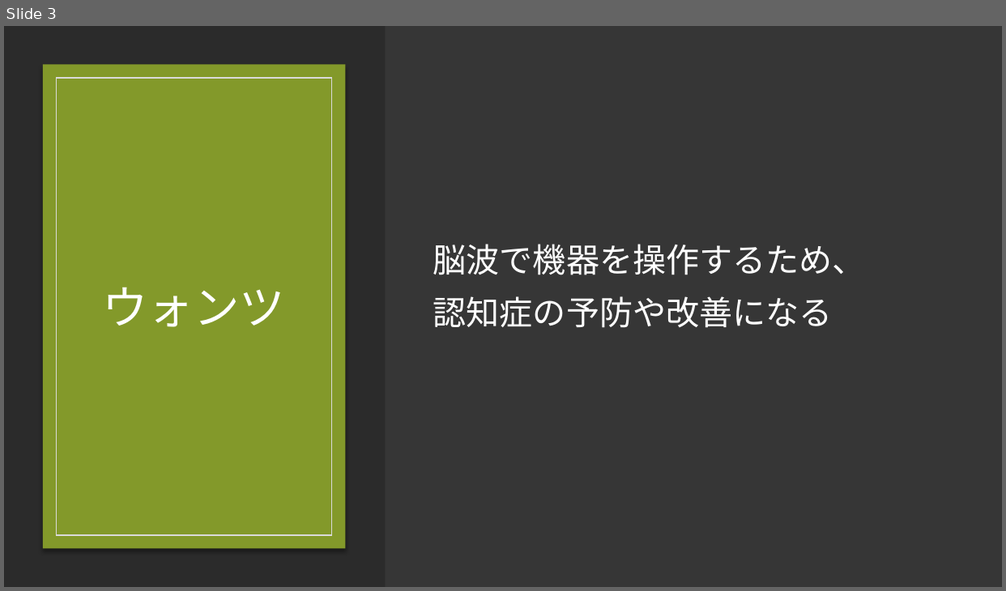
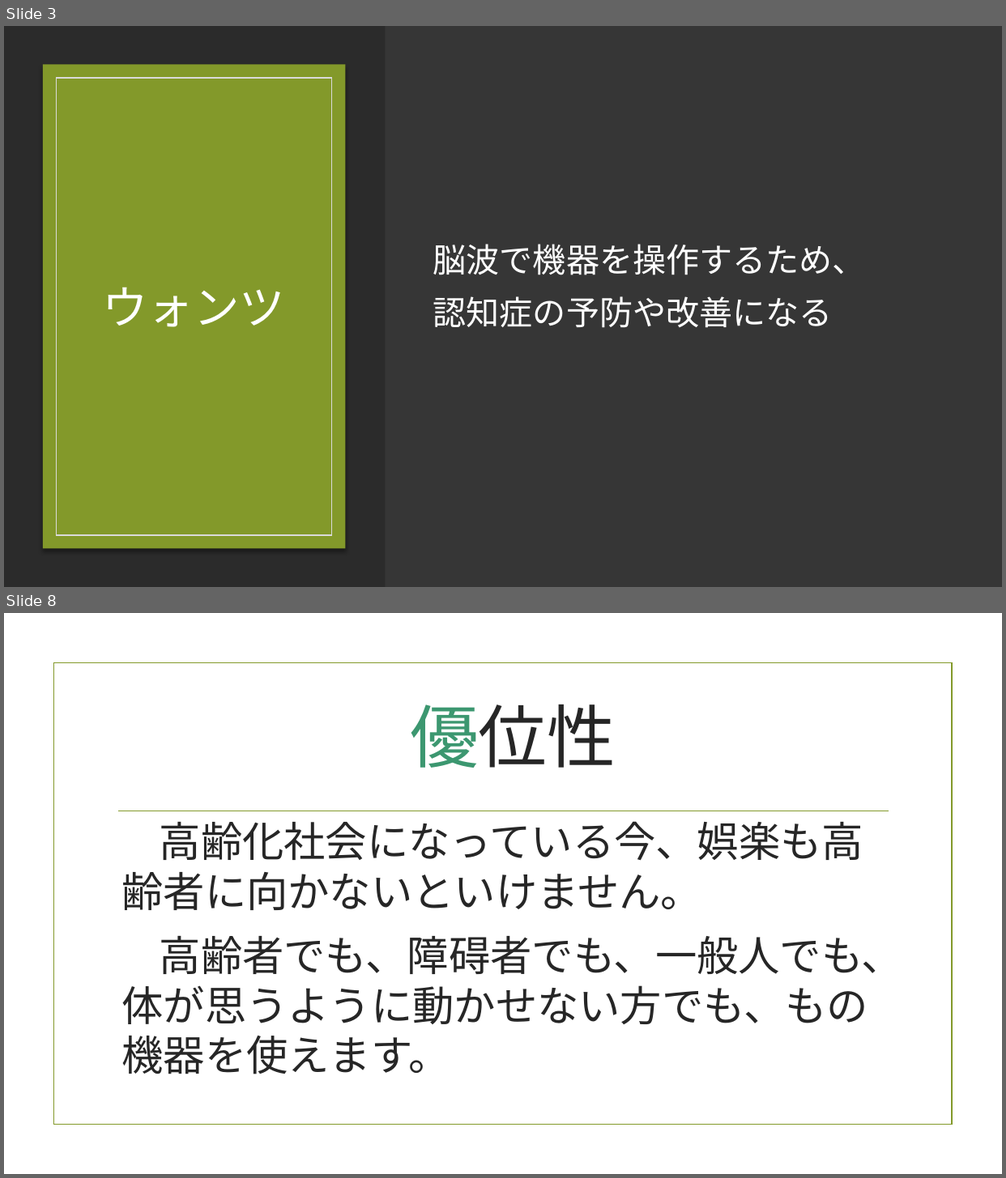
Before and after one commit to Gar-hal/MK11, a slide deck: シーズ・ニーズ・ウォンツ.pptx. Shown one above the other, each under a label of ours: slide 3 before the commit, slides 3 and 8 after it; the slides between them are not shown. The pictures are 1006x591 and 1006x1178 pixels, drawn with LibreOffice and Linux fonts; fonts in the diff are those of the drawing; background and template pictures are left out; a plain dark background stands for a picture behind light text. Boxes give left, top, right and bottom in pixels: in the first picture for what was removed or moved away, otherwise in the second. Text is boxed around its words. In the diff, an @@ line names an element or a change of style, - is before the commit and + after.

```diff
--- a/シーズ・ニーズ・ウォンツ.pptx
+++ b/シーズ・ニーズ・ウォンツ.pptx
@@ slide 8 added at bbox=[4, 613, 1002, 1174], background picture (left out) @@
@@ rectangle added at bbox=[53, 663, 952, 1125], outline #83992A 1.25 pt @@
@@ title added at bbox=[410, 705, 616, 768], 66 pt, text #262626 @@
+優位性
@@ line added from (118, 811) to (889, 811), #83992A 1.25 pt @@
@@ text added at bbox=[122, 821, 903, 1075], 40 pt, text #262626 @@
+高齢化社会になっている今、娯楽も高齢者に向かないといけません。
+高齢者でも、障碍者でも、一般人でも、体が思うように動かせない方でも、もの機器を使えます。
```
Also in this commit, not shown: 4 other slides added.
